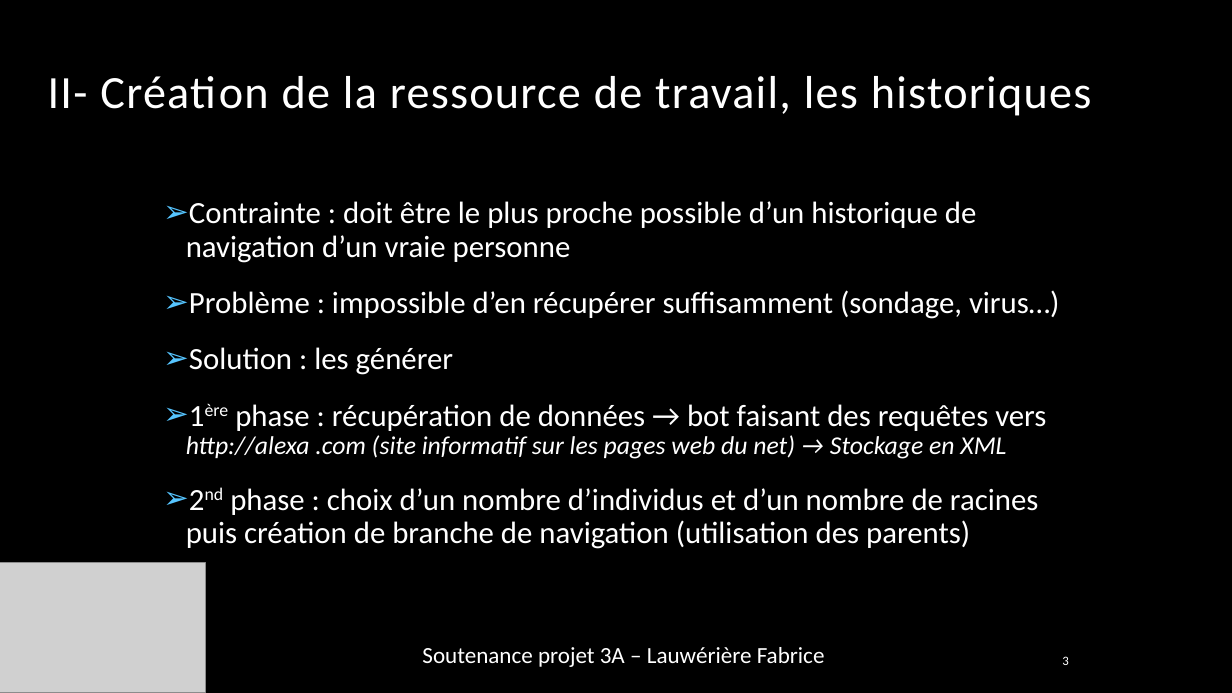
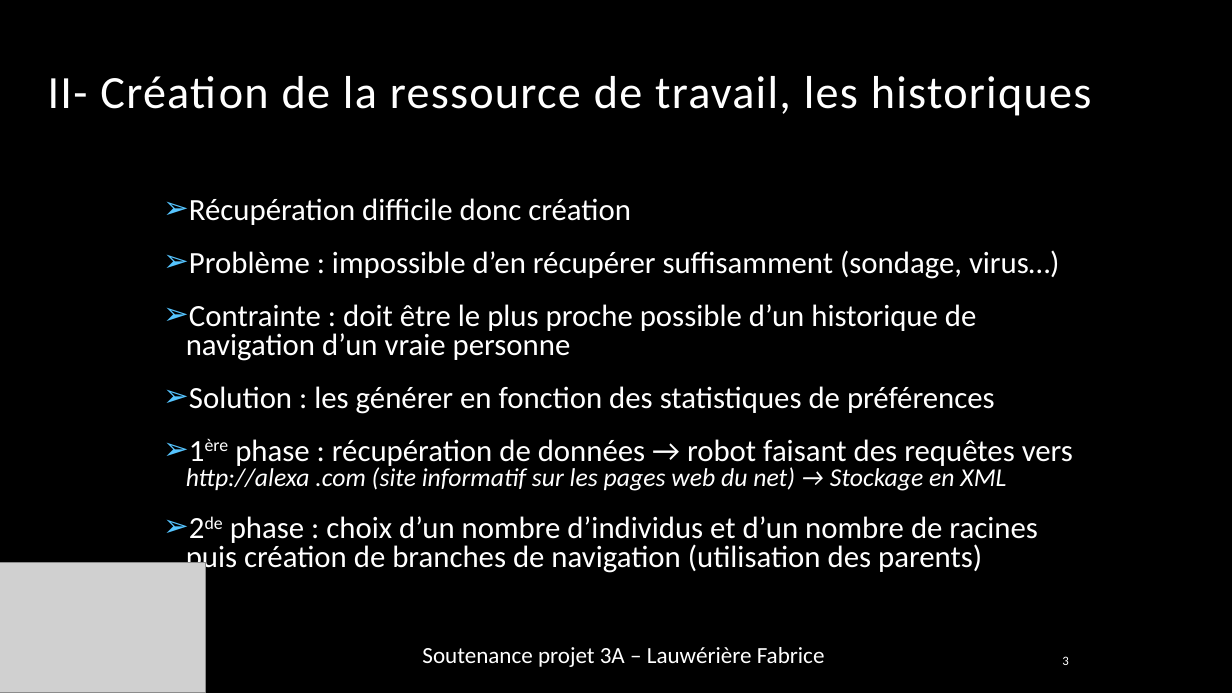
Before and after one commit to fabrice-lauweriere/projet3a-AtypicDetection, a slide deck: slide 4 of Documents/soutenance/soutenanceProjet3A.pptx. Drawn at 1232x693 pixels with LibreOffice and Linux fonts; fonts in the diff are those of the drawing; grey boxes stand for pictures; background and template pictures are left out. Boxes give left, top, right and bottom in pixels: in the first picture for what was removed or moved away, otherwise in the second. Text is boxed around its words. In the diff, an @@ line names an element or a change of style, - is before the commit and + after.

```diff
--- a/Documents/soutenance/soutenanceProjet3A.pptx
+++ b/Documents/soutenance/soutenanceProjet3A.pptx
@@ text at box(189, 198, 1060, 279): paragraphs added @@
+➢ Récupération difficile donc création
+➢ Problème : impossible d’en récupérer suffisamment (sondage, virus…)
@@ text at box(186, 304, 976, 361): line spacing 0.9 to 0.8 @@
@@ text at box(186, 386, 1073, 576): text changed @@
-➢ Problème : impossible d’en récupérer suffisamment (sondage, virus…)
-➢ Solution : les générer
-➢ 1ère phase : récupération de données → bot faisant des requêtes vers http://alexa .com (site informatif sur les pages web du net) → Stockage en XML
-➢ 2nd phase : choix d’un nombre d’individus et d’un nombre de racines puis création de branche de navigation (utilisation des parents)
+➢ Solution : les générer en fonction des statistiques de préférences
+➢ 1ère phase : récupération de données → robot faisant des requêtes vers http://alexa .com (site informatif sur les pages web du net) → Stockage en XML
+➢ 2de phase : choix d’un nombre d’individus et d’un nombre de racines puis création de branches de navigation (utilisation des parents)
```
Also in this commit, not shown: 6 other slides changed, 2 slides added, 23 other files.
